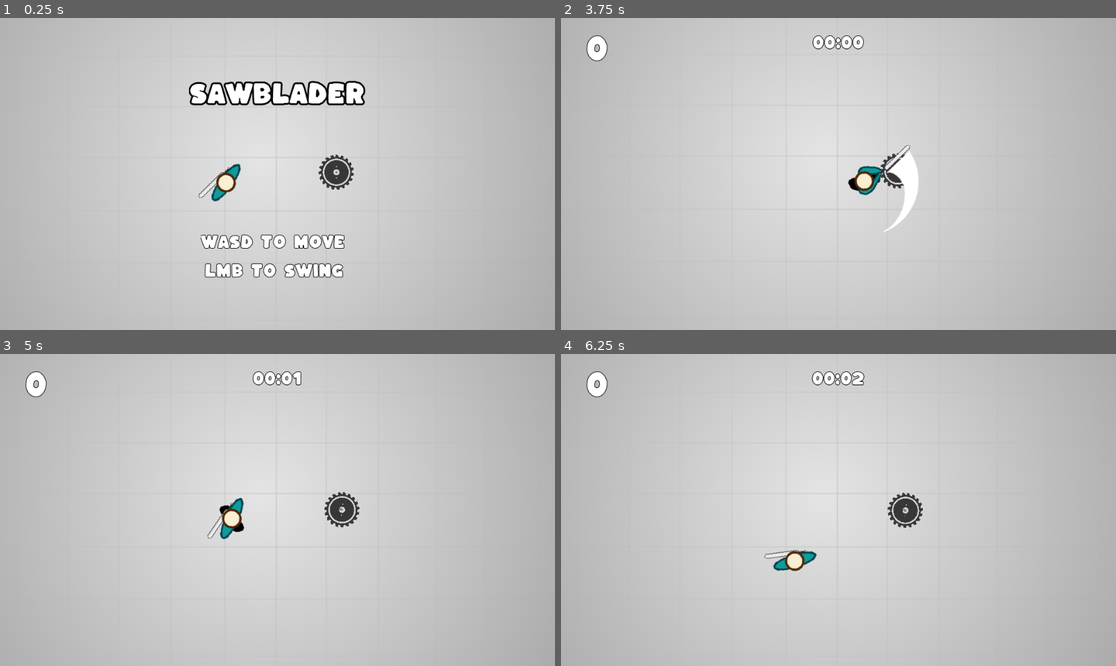
Above: before the commit, frames 1-4 (two rows, left to right).
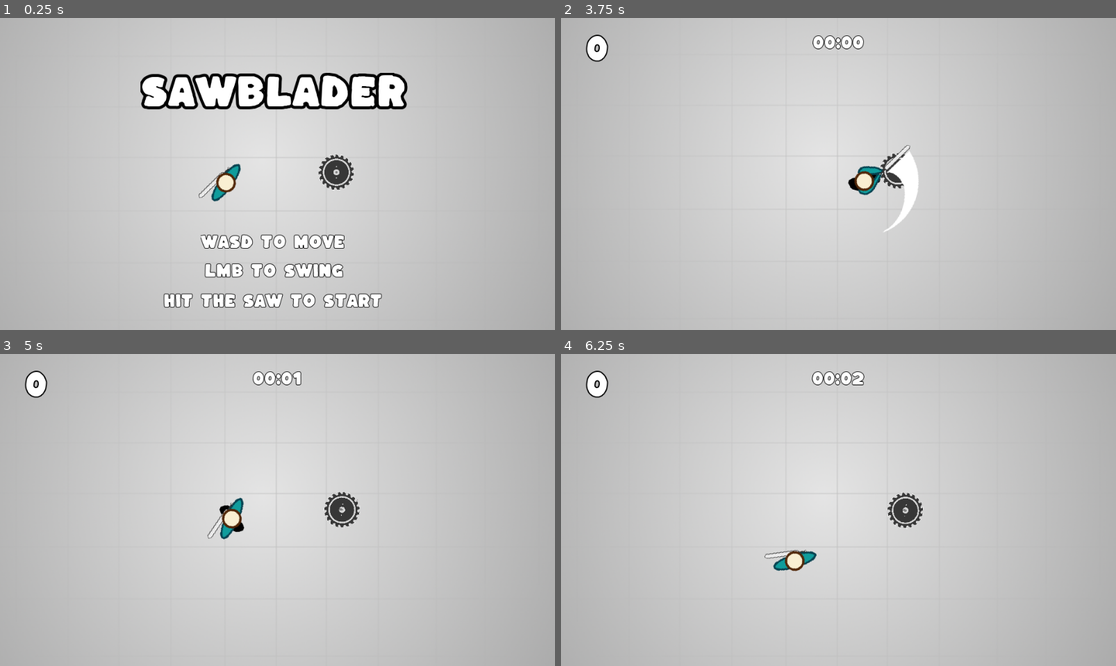
Above: after the commit, the same moments.

Repository: Zircon332/Sawblader
Game: Godot game, scene res://scenes/main.tscn
Two runs of this game, one before a commit and one after it. Both use one fixed random seed, a clock stepped at 60 frames per second and the inputs below.
Inputs (mouse positions are in pixels of both pictures, inside the frame that each line leads up to):
- Up to frame 1 (0.25 s): no input
- Up to frame 2 (3.75 s): tap Enter at 0.5 s; move the mouse to (960, 158) at 0.52 s; hold D (move_right) 0.53-1.28 s; click (960, 158) at 0.6 s; move the mouse to (727, 189) at 1.27 s; hold S (move_down) 1.28-2.03 s; click (727, 189) at 1.35 s; move the mouse to (894, 105) at 2.02 s; hold D (move_right) 2.03-2.78 s; click (894, 105) at 2.1 s; move the mouse to (810, 236) at 2.77 s; hold W (move_up) 2.78-3.53 s; click (810, 236) at 2.85 s; move the mouse to (1005, 220) at 3.52 s; hold A (move_left) from 3.53 s (still down); click (1005, 220) at 3.6 s
- Up to frame 3 (5 s): keep holding A (move_left); move the mouse to (111, 463) at 4.27 s; click (111, 463) at 4.35 s
- Up to frame 4 (6.25 s): move the mouse to (866, 510) at 5.02 s; release A (move_left) at 5.03 s; hold S (move_down) 5.03-5.78 s; click (866, 510) at 5.1 s; move the mouse to (755, 432) at 5.77 s; hold D (move_right) from 5.78 s (still down); click (755, 432) at 5.85 s

The runs differ from the first frame. In frame 1, 5.3% of the frame differs, in the area x 25-74%, y 17-93%; in frame 2, less than 0.1%; in frame 3, less than 0.1%; in frame 4, less than 0.1%.

Commit message:
UI changes

Diff:
--- a/assets/themes/title_text.tres
+++ b/assets/themes/title_text.tres
@@ -4,7 +4,7 @@
 
 [sub_resource type="DynamicFont" id=1]
 size = 48
-outline_size = 1
+outline_size = 2
 outline_color = Color( 0, 0, 0, 1 )
 font_data = ExtResource( 1 )
 
--- a/scenes/main.tscn
+++ b/scenes/main.tscn
@@ -17,8 +17,8 @@
 [ext_resource path="res://assets/sfx/deep-thumps-30606.mp3" type="AudioStream" id=15]
 
 [sub_resource type="DynamicFont" id=1]
-size = 40
-outline_size = 3
+size = 60
+outline_size = 5
 outline_color = Color( 0, 0, 0, 1 )
 font_data = ExtResource( 10 )
 
@@ -40,16 +40,17 @@
 [node name="StartScreen" type="Control" parent="UI"]
 anchor_right = 1.0
 anchor_bottom = 1.0
+margin_top = 0.381122
+margin_bottom = 0.381104
 theme = ExtResource( 3 )
 
 [node name="Title" type="RichTextLabel" parent="UI/StartScreen"]
-margin_left = 327.0
-margin_top = 109.0
-margin_right = 638.0
-margin_bottom = 161.0
+margin_left = 243.0
+margin_top = 95.0
+margin_right = 721.0
+margin_bottom = 175.0
 size_flags_horizontal = 3
 size_flags_vertical = 3
-theme = ExtResource( 3 )
 custom_fonts/normal_font = SubResource( 1 )
 text = "Sawblader"
 scroll_active = false
@@ -60,6 +61,13 @@
 margin_right = 608.0
 margin_bottom = 409.0
 text = "WASD to move"
+
+[node name="Text3" type="RichTextLabel" parent="UI/StartScreen"]
+margin_left = 283.0
+margin_top = 475.0
+margin_right = 672.0
+margin_bottom = 511.0
+text = "Hit the saw to start"
 
 [node name="Text2" type="RichTextLabel" parent="UI/StartScreen"]
 margin_left = 354.0
